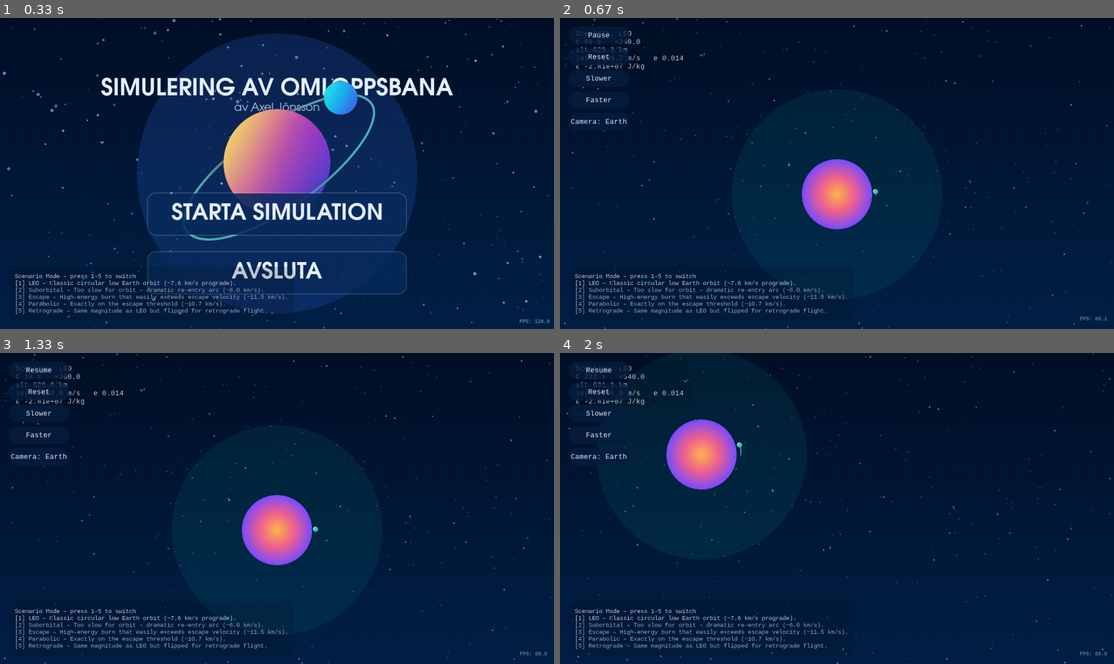
Above: before the commit, frames 1-4 (two rows, left to right).
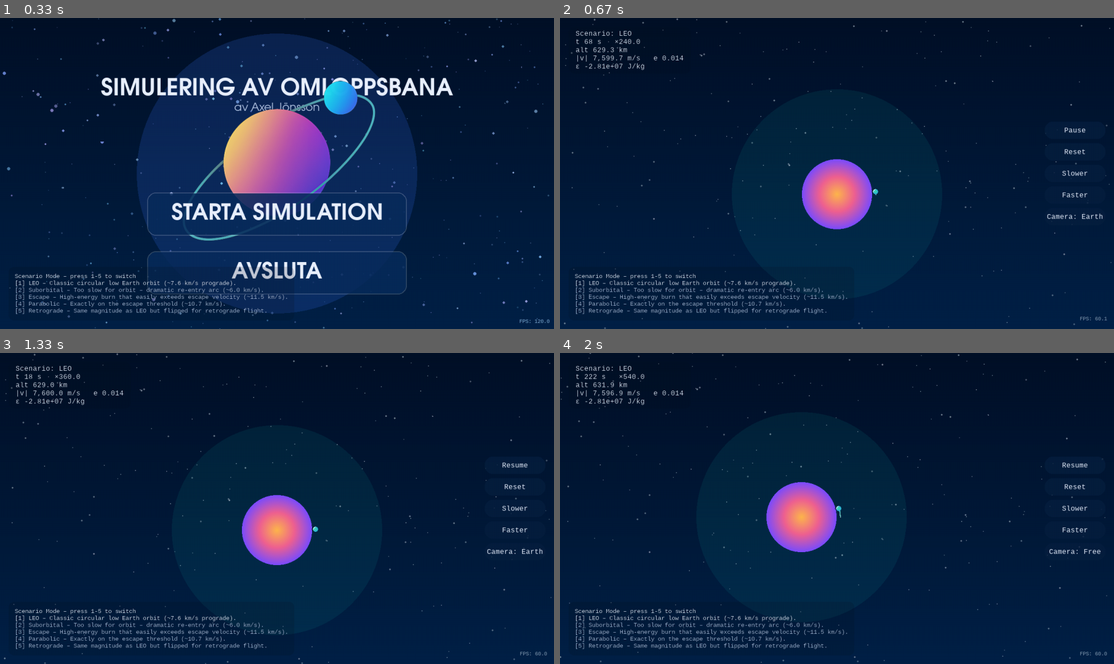
Above: after the commit, the same moments.

Repository: askel-dev/gymnasiearbete-omloppsbana
Game: pygame game, started from src/orbit_pygame.py
Two runs of this game, one before a commit and one after it. Both use one fixed random seed, a clock stepped at 60 frames per second and the inputs below.
Inputs (mouse positions are in pixels of both pictures, inside the frame that each line leads up to):
- Up to frame 1 (0.33 s): no input
- Up to frame 2 (0.67 s): press the mouse at (837, 213) at 0.37 s; move the mouse to (842, 238) at 0.47 s; release the mouse at (853, 263) at 0.6 s
- Up to frame 3 (1.33 s): press the mouse at (277, 548) at 0.7 s; move the mouse to (254, 524) at 0.8 s; release the mouse at (232, 496) at 0.93 s; hold R from 1 s (still down); hold Right from 1 s (still down); tap Space at 1.07 s
- Up to frame 4 (2 s): tap Space at 1.37, 1.9 s; release R at 1.47 s; release Right at 1.47 s; press the mouse at (1075, 552) at 1.53 s; move the mouse to (997, 508) at 1.63 s; release the mouse at (925, 464) at 1.77 s; hold Right from 1.83 s (still down); tap C at 1.98 s

Frame 1 is identical in both runs. In frame 2, 0.7% of the frame differs, in the area x 2-98%, y 3-67%; in frame 3, 0.7%; in frame 4, 5.6%, in the area x 0-100%, y 0-100%.

Commit message:
Add interactive pinned apoapsis/periapsis markers

Diff:
--- a/src/orbit_pygame.py
+++ b/src/orbit_pygame.py
@@ -11,7 +11,6 @@
 from collections import deque
 from dataclasses import dataclass
 from functools import lru_cache
-from itertools import islice
 
 from logging_utils import RunLogger
 
@@ -164,6 +163,46 @@
     sat_surface = _satellite_surface(radius)
     sat_rect = sat_surface.get_rect(center=position)
     surface.blit(sat_surface, sat_rect)
+
+
+def draw_marker_pin(
+    surface: pygame.Surface,
+    position: tuple[int, int],
+    *,
+    color: tuple[int, int, int],
+    alpha: int,
+    orientation: str,
+) -> None:
+    if alpha <= 0:
+        return
+
+    half_width = LABEL_MARKER_PIN_WIDTH // 2
+    offset = LABEL_MARKER_PIN_OFFSET
+    height = LABEL_MARKER_PIN_HEIGHT
+
+    if orientation == "pericenter":
+        base_y = position[1] + offset
+        tip = (position[0], position[1] + height)
+    else:
+        base_y = position[1] - offset
+        tip = (position[0], position[1] - height)
+
+    base_left = (position[0] - half_width, base_y)
+    base_right = (position[0] + half_width, base_y)
+
+    pygame.draw.polygon(
+        surface,
+        (*color, alpha),
+        [base_left, base_right, tip],
+    )
+
+    pygame.draw.line(
+        surface,
+        (*color, min(255, int(alpha * 0.95))),
+        position,
+        tip,
+        2,
+    )
 
 
 def draw_menu_planet(
@@ -448,6 +487,7 @@
 SCENARIOS: dict[str, Scenario] = {scenario.key: scenario for scenario in SCENARIO_DEFINITIONS}
 SCENARIO_DISPLAY_ORDER: list[str] = [scenario.key for scenario in SCENARIO_DEFINITIONS]
 DEFAULT_SCENARIO_KEY = SCENARIO_DISPLAY_ORDER[0]
+SCENARIO_FLASH_DURATION = 2.0
 
 # =======================
 #   SIMULATOR-SETTINGS
@@ -459,6 +499,7 @@
 ESCAPE_RADIUS_FACTOR = 20.0
 ORBIT_PREDICTION_INTERVAL = 1.0
 MAX_ORBIT_PREDICTION_SAMPLES = 2_000
+MAX_RENDERED_ORBIT_POINTS = 800
 
 # =======================
 #   RIT- & KONTROLL-SETTINGS
@@ -482,8 +523,8 @@
 HUD_TEXT_COLOR = (234, 241, 255)
 HUD_TEXT_ALPHA = 255
 HUD_SHADOW_COLOR = (10, 15, 30, 120)
-ORBIT_PRIMARY_COLOR = (46, 209, 195)
-ORBIT_SECONDARY_COLOR = (46, 209, 195, 160)
+ORBIT_PRIMARY_COLOR = (255, 255, 255, 180)
+ORBIT_SECONDARY_COLOR = (220, 236, 255, 140)
 ORBIT_LINE_WIDTH = 2
 TRAIL_COLOR = (46, 209, 195)
 TRAIL_MAX_DURATION = 1.0
@@ -510,6 +551,22 @@
 LABEL_MARKER_COLOR = (46, 209, 195)
 LABEL_TEXT_COLOR = (234, 241, 255)
 LABEL_MARKER_ALPHA = int(255 * 0.9)
+LABEL_MARKER_HOVER_RADIUS = 22
+LABEL_MARKER_HOVER_ALPHA = 255
+LABEL_MARKER_HOVER_RADIUS_PIXELS = 6
+LABEL_MARKER_PIN_WIDTH = 10
+LABEL_MARKER_PIN_HEIGHT = 16
+LABEL_MARKER_PIN_OFFSET = 6
+LABEL_MARKER_PINNED_PIN_COLOR = (248, 252, 255)
+LABEL_MARKER_PINNED_GLOW_COLOR = (255, 255, 255)
+LABEL_MARKER_PINNED_GLOW_ALPHA = 90
+LABEL_MARKER_PINNED_OUTLINE_ALPHA = 210
+LABEL_MARKER_PINNED_RADIUS_PIXELS = 8
+LABEL_MARKER_PINNED_GLOW_RADIUS = 14
+LABEL_PINNED_BACKGROUND_COLOR = (16, 28, 46, int(255 * 0.42))
+LABEL_PINNED_BADGE_COLOR = (255, 255, 255, 220)
+LABEL_PINNED_BADGE_TEXT_COLOR = (18, 36, 64)
+MARKER_PIN_FEEDBACK_DURATION = 1.6
 FPS_TEXT_ALPHA = int(255 * 0.6)
 STARFIELD_PARALLAX = 0.12
 
@@ -592,6 +649,18 @@
     else:
         pygame.draw.lines(surface, color, False, points, width)
         pygame.draw.aalines(surface, color, False, points)
+
+
+def downsample_points(
+    points: list[tuple[float, float]], max_points: int
+) -> list[tuple[float, float]]:
+    if len(points) <= max_points:
+        return list(points)
+    step = max(1, math.ceil(len(points) / max_points))
+    sampled = points[::step]
+    if sampled[-1] != points[-1]:
+        sampled.append(points[-1])
+    return sampled
 
 
 def compute_orbit_prediction(r_init: np.ndarray, v_init: np.ndarray) -> tuple[float | None, list[tuple[float, float]]]:
@@ -737,11 +806,84 @@
 
     overlay_size = (WIDTH, HEIGHT)
     trail_surface = pygame.Surface(overlay_size, pygame.SRCALPHA)
+    orbit_layer = pygame.Surface(overlay_size, pygame.SRCALPHA)
     label_layer = pygame.Surface(overlay_size, pygame.SRCALPHA)
 
     clock = pygame.time.Clock()
     font = pygame.font.SysFont("consolas", 18)
     scenario_font = pygame.font.SysFont("consolas", 16)
+
+    def render_marker_label(
+        surface: pygame.Surface,
+        marker_type: str,
+        marker_pos: tuple[int, int],
+        radius_world: float,
+        *,
+        pinned: bool = False,
+    ) -> None:
+        label = marker_display_name(marker_type)
+        altitude_km = (radius_world - EARTH_RADIUS) / 1_000.0
+        text = f"{label}: {altitude_km:,.1f} km"
+        text_surf = font.render(text, True, LABEL_TEXT_COLOR)
+        if HUD_TEXT_ALPHA < 255:
+            text_surf.set_alpha(HUD_TEXT_ALPHA)
+
+        padding = 6
+        bg_width = text_surf.get_width() + padding * 2
+        bg_height = text_surf.get_height() + padding * 2
+
+        background_color = LABEL_PINNED_BACKGROUND_COLOR if pinned else LABEL_BACKGROUND_COLOR
+        connector_alpha = LABEL_MARKER_PINNED_OUTLINE_ALPHA if pinned else int(LABEL_MARKER_ALPHA * 0.6)
+        connector_color = LABEL_MARKER_PINNED_GLOW_COLOR if pinned else LABEL_MARKER_COLOR
+        line_length = 24 if pinned else 18
+        direction = -1 if marker_type == "pericenter" else 1
+        anchor_y = marker_pos[1] + direction * line_length
+
+        bg_rect = pygame.Rect(0, 0, bg_width, bg_height)
+        bg_rect.center = (
+            marker_pos[0],
+            int(anchor_y + direction * (bg_rect.height / 2 + 6)),
+        )
+
+        pygame.draw.line(
+            surface,
+            (*connector_color, connector_alpha),
+            marker_pos,
+            (marker_pos[0], anchor_y),
+            2,
+        )
+
+        pygame.draw.rect(
+            surface,
+            background_color,
+            bg_rect,
+            border_radius=12 if pinned else 10,
+        )
+
+        surface.blit(text_surf, (bg_rect.left + padding, bg_rect.top + padding))
+
+        if pinned:
+            badge_text = "PINNED"
+            badge_padding_x = 6
+            badge_padding_y = 2
+            badge_surf = font_fps.render(badge_text, True, LABEL_PINNED_BADGE_TEXT_COLOR)
+            badge_rect = pygame.Rect(
+                0,
+                0,
+                badge_surf.get_width() + badge_padding_x * 2,
+                badge_surf.get_height() + badge_padding_y * 2,
+            )
+            badge_rect.midbottom = (bg_rect.centerx, bg_rect.top - 4)
+            pygame.draw.rect(
+                surface,
+                LABEL_PINNED_BADGE_COLOR,
+                badge_rect,
+                border_radius=badge_rect.height // 2,
+            )
+            surface.blit(
+                badge_surf,
+                (badge_rect.left + badge_padding_x, badge_rect.top + badge_padding_y),
+            )
 
     min_dimension = min(WIDTH, HEIGHT)
     title_font_size = max(48, int(min_dimension * 0.075))
@@ -868,6 +1010,9 @@
 
     orbit_markers: deque[tuple[str, float, float, float]] = deque(maxlen=20)
     trail_history: deque[tuple[float, float, float]] = deque(maxlen=1200)
+    pinned_markers: dict[str, tuple[float, float, float]] = {}
+    pin_feedback_text: str | None = None
+    pin_feedback_time = 0.0
 
     # tidsackumulator för fast fysik
     accumulator = 0.0
@@ -894,6 +1039,7 @@
         nonlocal camera_center, orbit_markers, camera_target, trail_history
         nonlocal camera_mode, is_dragging_camera
         nonlocal orbit_prediction_period, orbit_prediction_points
+        nonlocal pinned_markers, pin_feedback_text, pin_feedback_time
         close_logger()
         r = R0.copy()
         v = scenario_velocity_vector()
@@ -910,6 +1056,9 @@
         impact_logged = False
         escape_logged = False
         orbit_markers.clear()
+        pinned_markers.clear()
+        pin_feedback_text = None
+        pin_feedback_time = 0.0
         trail_history.clear()
         camera_center[:] = (0.0, 0.0)
         camera_target[:] = (0.0, 0.0)
@@ -919,6 +1068,46 @@
 
     state = "menu"
     escape_radius_limit = ESCAPE_RADIUS_FACTOR * float(np.linalg.norm(R0))
+
+    def marker_display_name(marker_type: str) -> str:
+        return "Periapsis" if marker_type == "pericenter" else "Apoapsis"
+
+    def get_latest_marker(marker_type: str) -> tuple[float, float, float] | None:
+        for m_type, mx, my, mr in reversed(orbit_markers):
+            if m_type == marker_type:
+                return (mx, my, mr)
+        return None
+
+    def refresh_pinned_marker(marker_type: str) -> None:
+        latest = get_latest_marker(marker_type)
+        if latest is not None:
+            pinned_markers[marker_type] = latest
+        elif marker_type in pinned_markers:
+            del pinned_markers[marker_type]
+
+    def marker_hit_test(mouse_pos: tuple[int, int]) -> str | None:
+        if not orbit_markers:
+            return None
+        camera_tuple = (float(camera_center[0]), float(camera_center[1]))
+        closest_type: str | None = None
+        closest_distance = float("inf")
+        for marker_type, mx, my, _ in reversed(orbit_markers):
+            marker_pos = world_to_screen(mx, my, ppm, camera_tuple)
+            distance = math.hypot(marker_pos[0] - mouse_pos[0], marker_pos[1] - mouse_pos[1])
+            if distance <= LABEL_MARKER_HOVER_RADIUS and distance < closest_distance:
+                closest_distance = distance
+                closest_type = marker_type
+        return closest_type
+
+    def toggle_marker_pin(marker_type: str) -> bool:
+        if marker_type in pinned_markers:
+            del pinned_markers[marker_type]
+            return False
+        latest = get_latest_marker(marker_type)
+        if latest is None:
+            return False
+        pinned_markers[marker_type] = latest
+        return True
 
     def set_scenario(new_key: str) -> None:
         nonlocal current_scenario_key, scenario_flash_text, scenario_flash_time
@@ -1048,6 +1237,21 @@
         if state == "running":
             init_run_logging()
 
+    sim_buttons: list[Button] = []
+
+    def update_sim_button_layout() -> None:
+        if not sim_buttons:
+            return
+
+        total_buttons = len(sim_buttons)
+        total_height = total_buttons * button_height + (total_buttons - 1) * button_gap
+        start_y = int((HEIGHT - total_height) / 2)
+        x_pos = WIDTH - button_width - 20
+
+        for idx, btn in enumerate(sim_buttons):
+            top = start_y + idx * (button_height + button_gap)
+            btn.rect.update(x_pos, top, button_width, button_height)
+
     sim_buttons = [
         Button((20, 20, button_width, button_height), "Pause", toggle_pause, lambda: "Resume" if paused else "Pause"),
         Button((20, 20 + (button_height + button_gap), button_width, button_height), "Reset", reset_and_continue),
@@ -1073,6 +1277,8 @@
         ),
     ]
 
+    update_sim_button_layout()
+
     def is_over_button(pos: tuple[int, int]) -> bool:
         if state == "menu":
             return any(btn.rect.collidepoint(pos) for btn in menu_buttons)
@@ -1086,12 +1292,16 @@
         if current_size != overlay_size:
             overlay_size = current_size
             update_display_metrics(*current_size)
+            update_sim_button_layout()
             trail_surface = pygame.Surface(overlay_size, pygame.SRCALPHA)
+            orbit_layer = pygame.Surface(overlay_size, pygame.SRCALPHA)
             label_layer = pygame.Surface(overlay_size, pygame.SRCALPHA)
 
         trail_surface.fill((0, 0, 0, 0))
+        orbit_layer.fill((0, 0, 0, 0))
         label_layer.fill((0, 0, 0, 0))
         trail_drawn = False
+        orbit_drawn = False
         labels_drawn = False
         # --- Input ---
         for event in pygame.event.get():
@@ -1126,11 +1336,21 @@
                     elif event.key == pygame.K_c:
                         toggle_camera()
             elif event.type == pygame.MOUSEBUTTONDOWN:
-                if event.button == 1 and state == "running" and not is_over_button(event.pos):
-                    is_dragging_camera = True
-                    drag_last_pos = event.pos
-                    camera_mode = "manual"
-                    camera_target[:] = camera_center
+                if event.button == 1 and state == "running":
+                    if not is_over_button(event.pos):
+                        clicked_marker = marker_hit_test(event.pos)
+                        if clicked_marker is not None:
+                            is_now_pinned = toggle_marker_pin(clicked_marker)
+                            if is_now_pinned:
+                                refresh_pinned_marker(clicked_marker)
+                            status = "pinned" if is_now_pinned else "unpinned"
+                            pin_feedback_text = f"{marker_display_name(clicked_marker)} {status}"
+                            pin_feedback_time = time.perf_counter()
+                        else:
+                            is_dragging_camera = True
+                            drag_last_pos = event.pos
+                            camera_mode = "manual"
+                            camera_target[:] = camera_center
                 elif event.button == 4 and state == "running":
                     ppm_target = clamp(ppm_target * 1.1, MIN_PPM, MAX_PPM)
                 elif event.button == 5 and state == "running":
@@ -1218,7 +1438,7 @@
                 panel_rect.topleft = (20, HEIGHT - panel_height - 20)
                 screen.blit(panel_surface, panel_rect)
 
-            if scenario_flash_text and now_menu - scenario_flash_time < 2.5:
+            if scenario_flash_text and now_menu - scenario_flash_time < SCENARIO_FLASH_DURATION:
                 flash_surf = scenario_font.render(scenario_flash_text, True, MENU_TITLE_COLOR)
                 flash_rect = flash_surf.get_rect(center=(WIDTH // 2, menu_button_y - 40))
                 screen.blit(flash_surf, flash_rect)
@@ -1271,6 +1491,7 @@
 
                 if event_type is not None:
                     orbit_markers.append((event_type, float(r[0]), float(r[1]), rmag))
+                    refresh_pinned_marker(event_type)
 
                 trail_history.append((float(r[0]), float(r[1]), time.perf_counter()))
 
@@ -1358,17 +1579,23 @@
                 reveal_fraction = 1.0
             else:
                 reveal_fraction = clamp(t_sim / orbit_prediction_period, 0.0, 1.0)
+            total_points = len(orbit_prediction_points)
             if reveal_fraction >= 1.0:
-                points_iter = orbit_prediction_points
+                subset = orbit_prediction_points
             else:
-                max_index = int(len(orbit_prediction_points) * reveal_fraction)
-                points_iter = islice(orbit_prediction_points, max_index)
+                max_index = max(2, int(total_points * reveal_fraction))
+                subset = orbit_prediction_points[:max_index]
+            sampled_points = downsample_points(subset, MAX_RENDERED_ORBIT_POINTS)
             screen_points = [
                 world_to_screen(px, py, ppm, camera_center_tuple)
-                for px, py in points_iter
+                for px, py in sampled_points
             ]
             if len(screen_points) >= 2:
-                draw_orbit_line(screen, ORBIT_PRIMARY_COLOR, screen_points, ORBIT_LINE_WIDTH)
+                draw_orbit_line(orbit_layer, ORBIT_PRIMARY_COLOR, screen_points, ORBIT_LINE_WIDTH)
+                orbit_drawn = True
+
+        if orbit_drawn:
+            screen.blit(orbit_layer, (0, 0))
 
         earth_radius_px = max(1, int(EARTH_RADIUS * ppm))
         draw_earth(screen, earth_screen_pos, earth_radius_px)
@@ -1397,55 +1624,111 @@
         sat_radius_px = compute_satellite_radius(rmag)
         draw_satellite(screen, sat_pos, earth_screen_pos, sat_radius_px)
 
+        hovered_marker: tuple[str, tuple[int, int], float] | None = None
+        hovered_distance = float("inf")
+        pinned_label_entries: list[tuple[str, tuple[int, int], float]] = []
         if orbit_markers:
-            for marker_type, mx, my, mr in orbit_markers:
+            markers_snapshot = list(orbit_markers)
+            latest_index: dict[str, int] = {}
+            for idx, (marker_type, _, _, _) in enumerate(markers_snapshot):
+                latest_index[marker_type] = idx
+            for idx, (marker_type, mx, my, mr) in enumerate(markers_snapshot):
                 marker_pos = world_to_screen(mx, my, ppm, camera_center_tuple)
+                dist_to_mouse = math.hypot(
+                    marker_pos[0] - mouse_pos[0], marker_pos[1] - mouse_pos[1]
+                )
+                hovered = dist_to_mouse <= LABEL_MARKER_HOVER_RADIUS
+                is_latest = latest_index.get(marker_type) == idx
+                is_pinned = marker_type in pinned_markers and is_latest
+                alpha = LABEL_MARKER_HOVER_ALPHA if hovered else LABEL_MARKER_ALPHA
+                radius = LABEL_MARKER_HOVER_RADIUS_PIXELS if hovered else 4
+                pin_color = LABEL_MARKER_PINNED_PIN_COLOR if is_pinned else LABEL_MARKER_COLOR
+                if is_pinned:
+                    alpha = max(alpha, 240)
+                    radius = max(radius, LABEL_MARKER_PINNED_RADIUS_PIXELS)
+                    pygame.draw.circle(
+                        label_layer,
+                        (*LABEL_MARKER_PINNED_GLOW_COLOR, LABEL_MARKER_PINNED_GLOW_ALPHA),
+                        marker_pos,
+                        LABEL_MARKER_PINNED_GLOW_RADIUS,
+                    )
+                    pygame.draw.circle(
+                        label_layer,
+                        (*LABEL_MARKER_PINNED_GLOW_COLOR, LABEL_MARKER_PINNED_OUTLINE_ALPHA),
+                        marker_pos,
+                        radius + 4,
+                        2,
+                    )
+                    pinned_label_entries.append((marker_type, marker_pos, mr))
+                draw_marker_pin(
+                    label_layer,
+                    marker_pos,
+                    color=pin_color,
+                    alpha=alpha,
+                    orientation=marker_type,
+                )
                 pygame.draw.circle(
                     label_layer,
-                    (*LABEL_MARKER_COLOR, LABEL_MARKER_ALPHA),
+                    (*pin_color, alpha),
                     marker_pos,
-                    4,
+                    radius,
                 )
+                if hovered:
+                    if dist_to_mouse < hovered_distance:
+                        hovered_distance = dist_to_mouse
+                        hovered_marker = (marker_type, marker_pos, mr)
+                    pygame.draw.circle(
+                        label_layer,
+                        (*pin_color, int(alpha * 0.4)),
+                        marker_pos,
+                        radius + 4,
+                        1,
+                    )
                 labels_drawn = True
-                distance_px = math.hypot(marker_pos[0] - sat_pos[0], marker_pos[1] - sat_pos[1])
-                if distance_px > 120:
-                    continue
-                label = "Periapsis" if marker_type == "pericenter" else "Apoapsis"
-                altitude_km = (mr - EARTH_RADIUS) / 1_000.0
-                text = f"{label}: {altitude_km:,.1f} km"
-                text_surf = font.render(text, True, LABEL_TEXT_COLOR)
-                if HUD_TEXT_ALPHA < 255:
-                    text_surf.set_alpha(HUD_TEXT_ALPHA)
-                padding = 6
-                bg_rect = pygame.Rect(
-                    0,
-                    0,
-                    text_surf.get_width() + padding * 2,
-                    text_surf.get_height() + padding * 2,
-                )
-                direction = -1 if marker_type == "pericenter" else 1
-                line_length = 18
-                anchor_y = marker_pos[1] + direction * line_length
-                bg_rect.center = (
-                    marker_pos[0],
-                    int(anchor_y + direction * (bg_rect.height / 2 + 6)),
-                )
-                pygame.draw.line(
-                    label_layer,
-                    (*LABEL_MARKER_COLOR, int(LABEL_MARKER_ALPHA * 0.6)),
-                    marker_pos,
-                    (marker_pos[0], anchor_y),
-                    2,
-                )
-                pygame.draw.rect(
-                    label_layer,
-                    LABEL_BACKGROUND_COLOR,
-                    bg_rect,
-                    border_radius=10,
-                )
-                label_layer.blit(text_surf, (bg_rect.left + padding, bg_rect.top + padding))
+
+        visible_labels: list[tuple[str, tuple[int, int], float, bool]] = []
+        for entry in pinned_label_entries:
+            visible_labels.append((*entry, True))
+        if hovered_marker is not None:
+            if not any(entry[0] == hovered_marker[0] for entry in pinned_label_entries):
+                visible_labels.append((*hovered_marker, False))
+
+        for marker_type, marker_pos, mr, is_pinned_label in visible_labels:
+            render_marker_label(
+                label_layer,
+                marker_type,
+                marker_pos,
+                mr,
+                pinned=is_pinned_label,
+            )
         if labels_drawn:
             screen.blit(label_layer, (0, 0))
+
+        if pin_feedback_text is not None:
+            elapsed_feedback = now_time - pin_feedback_time
+            if elapsed_feedback < MARKER_PIN_FEEDBACK_DURATION:
+                fade = clamp(1.0 - elapsed_feedback / MARKER_PIN_FEEDBACK_DURATION, 0.0, 1.0)
+                feedback_alpha = int(255 * fade)
+                feedback_text_surf = scenario_font.render(pin_feedback_text, True, LABEL_TEXT_COLOR)
+                if feedback_alpha < 255:
+                    feedback_text_surf = feedback_text_surf.copy()
+                    feedback_text_surf.set_alpha(feedback_alpha)
+                padding_x = 18
+                padding_y = 8
+                bubble_width = feedback_text_surf.get_width() + padding_x * 2
+                bubble_height = feedback_text_surf.get_height() + padding_y * 2
+                bubble = pygame.Surface((bubble_width, bubble_height), pygame.SRCALPHA)
+                pygame.draw.rect(
+                    bubble,
+                    (*LABEL_MARKER_PINNED_GLOW_COLOR, int(feedback_alpha * 0.45)),
+                    bubble.get_rect(),
+                    border_radius=18,
+                )
+                bubble.blit(feedback_text_surf, (padding_x, padding_y))
+                bubble_rect = bubble.get_rect(center=(WIDTH // 2, int(HEIGHT * 0.18)))
+                screen.blit(bubble, bubble_rect)
+            else:
+                pin_feedback_text = None
 
         # HUD
         vmag = float(np.linalg.norm(v))
@@ -1512,7 +1795,7 @@
             panel_rect.topleft = (20, HEIGHT - panel_height - 20)
             screen.blit(panel_surface, panel_rect)
 
-        if scenario_flash_text and now_time - scenario_flash_time < 2.5:
+        if scenario_flash_text and now_time - scenario_flash_time < SCENARIO_FLASH_DURATION:
             flash_surf = scenario_font.render(scenario_flash_text, True, HUD_TEXT_COLOR)
             flash_rect = flash_surf.get_rect(center=(WIDTH // 2, 40))
             screen.blit(flash_surf, flash_rect)
